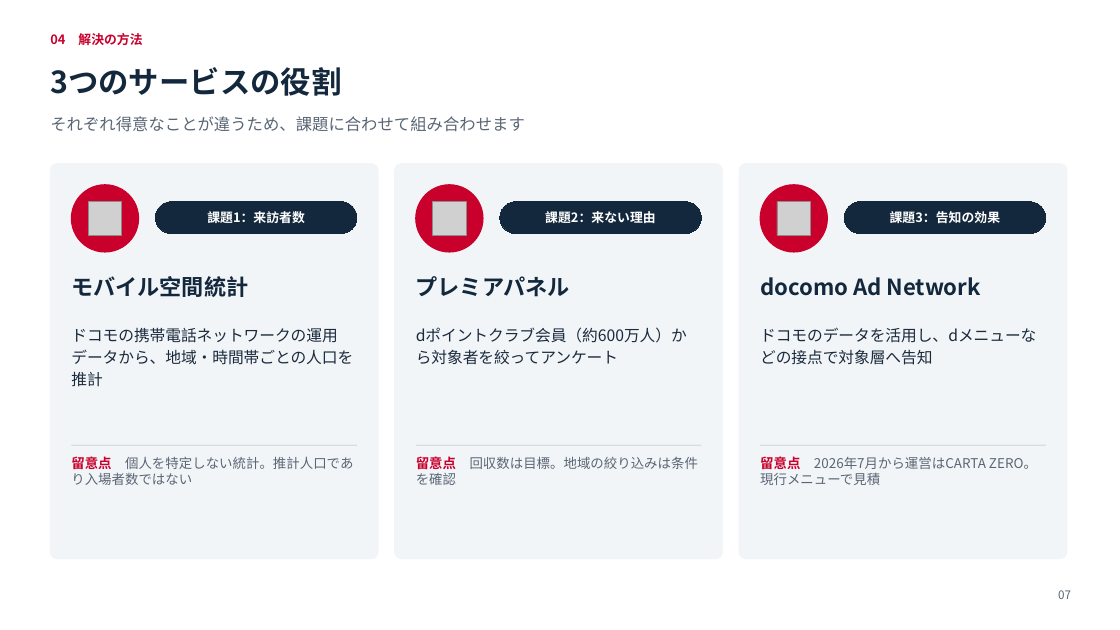
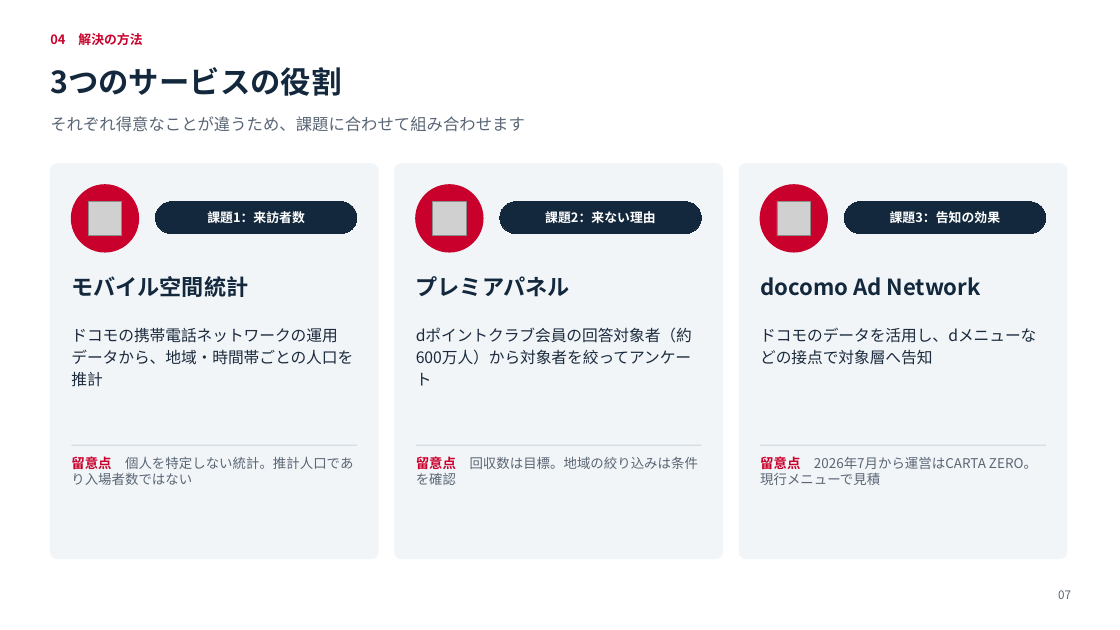
Before and after one commit to ftrugby04-beep/tatsupot, a slide deck: slide 7 of docs/sales/提案書サンプル_〇〇市様_観光イベント.pptx. Drawn at 1120x630 pixels with LibreOffice and Linux fonts; fonts in the diff are those of the drawing; grey boxes stand for pictures. Boxes give left, top, right and bottom in pixels: in the first picture for what was removed or moved away, otherwise in the second. Text is boxed around its words. In the diff, an @@ line names an element or a change of style, - is before the commit and + after.

```diff
--- a/docs/sales/提案書サンプル_〇〇市様_観光イベント.pptx
+++ b/docs/sales/提案書サンプル_〇〇市様_観光イベント.pptx
@@ text at (x1=416, y1=327, x2=692, y2=386): text changed @@
-dポイントクラブ会員（約600万人）から対象者を絞ってアンケート
+dポイントクラブ会員の回答対象者（約600万人）から対象者を絞ってアンケート
```
Also in this commit, not shown: 2 other slides changed, 5 other files.
